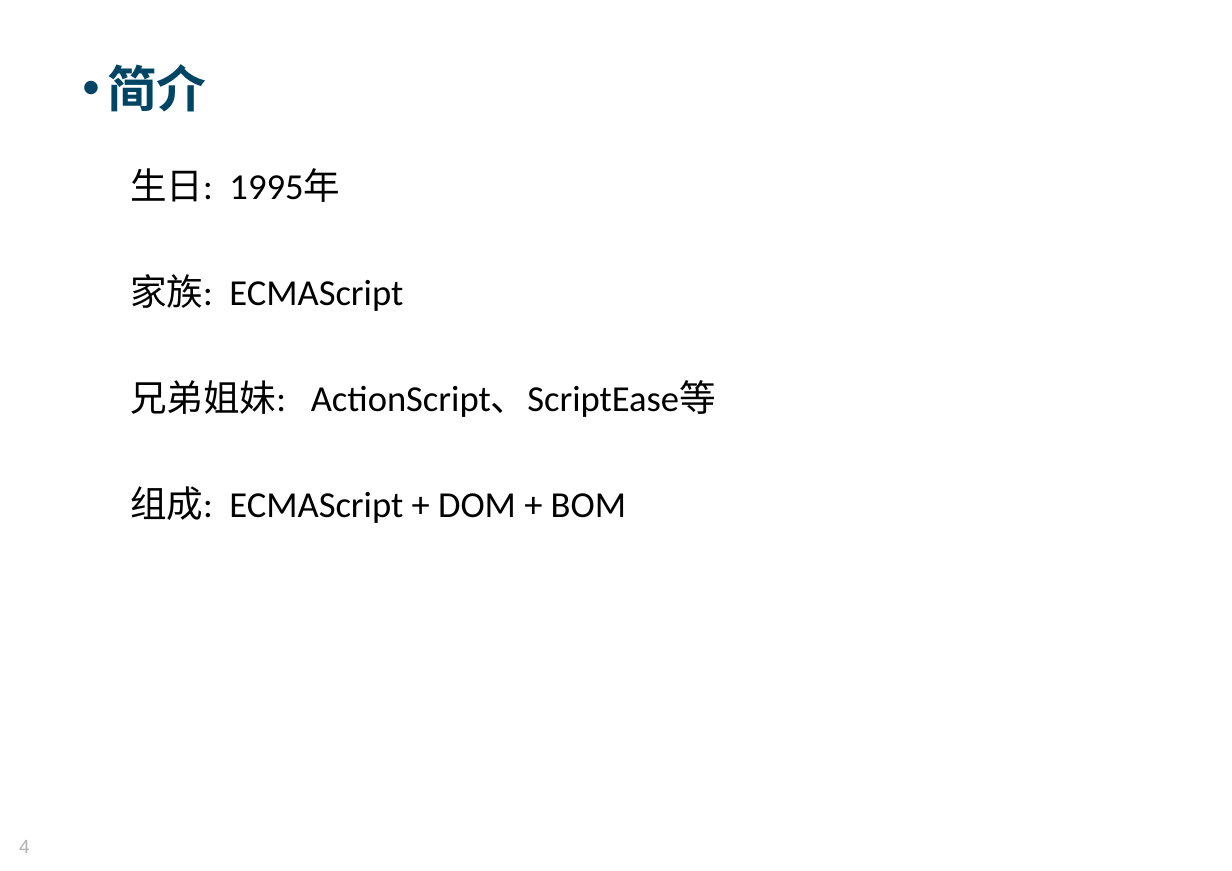
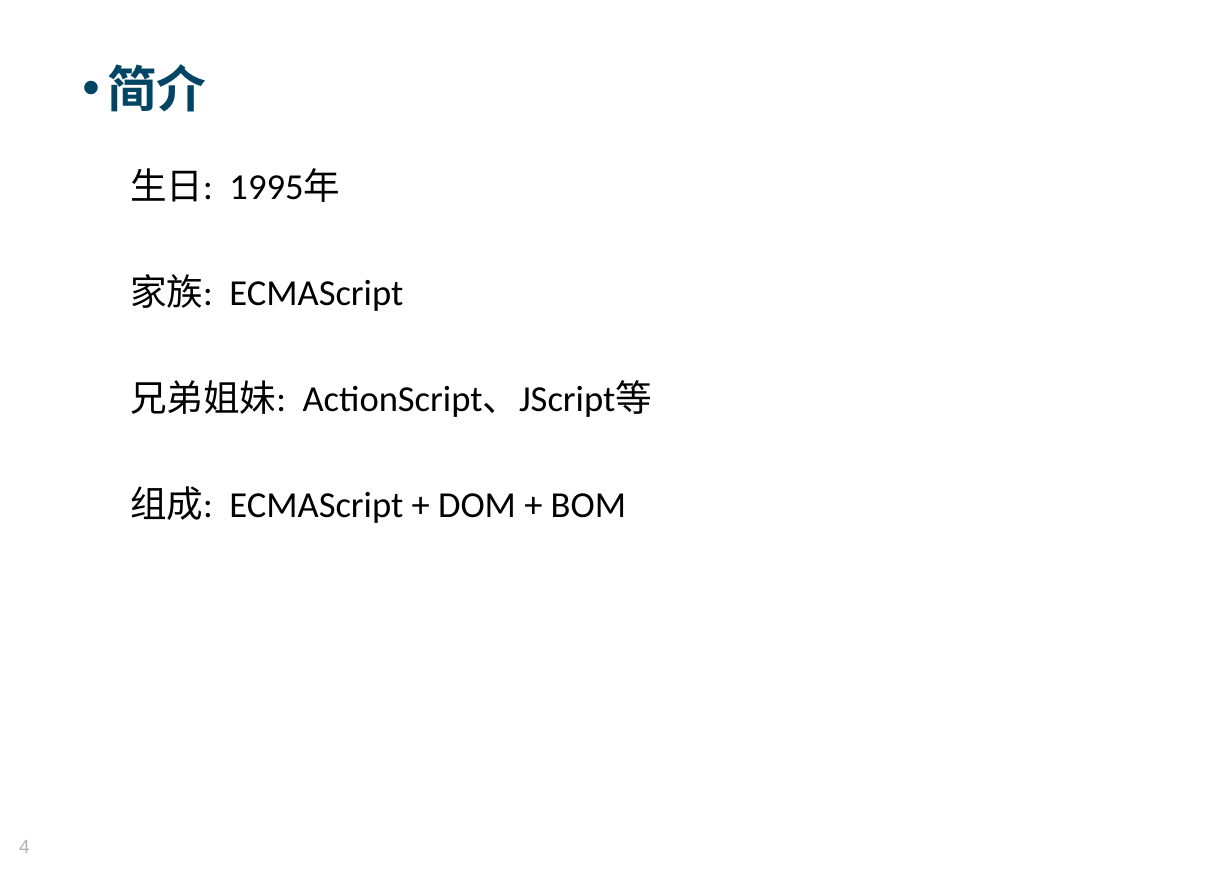
Before and after one commit to Moses824/Train-Javascript-Basic, a slide deck: slide 4 of Train_Javascript_Basic.ppt. Drawn at 1232x871 pixels with LibreOffice and Linux fonts; fonts in the diff are those of the drawing; background and template pictures are left out. Boxes give left, top, right and bottom in pixels: in the first picture for what was removed or moved away, otherwise in the second. Text is boxed around its words. In the diff, an @@ line names an element or a change of style, - is before the commit and + after.

```diff
--- a/Train_Javascript_Basic.ppt
+++ b/Train_Javascript_Basic.ppt
@@ text at box(130, 380, 652, 417): text changed @@
-兄弟姐妹: ActionScript、ScriptEase等
+兄弟姐妹: ActionScript、JScript等
```
Also in this commit, not shown: 3 other slides changed, 1 slide added, 7 other files.
